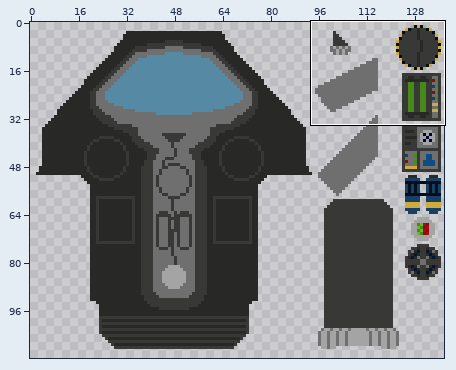
Sprite sheet, stored at Assets/Ships/NorikerMKI/NorikerMKI.png. The picture above shows the old version from afar; the outline marks the close-up.
Close-up. Earlier state:
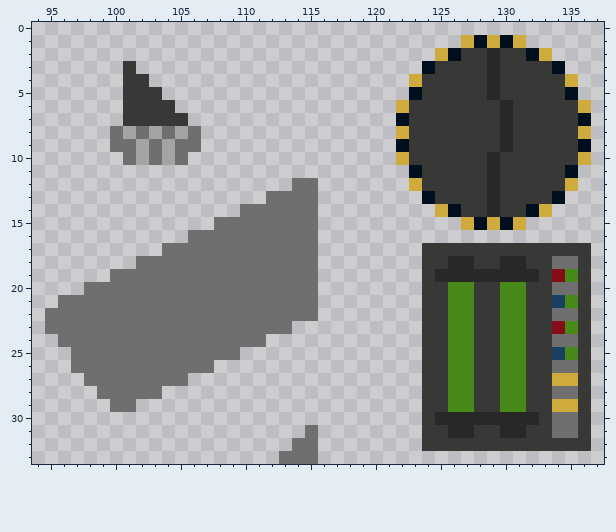
The file is 138x112 pixels. Shown: x 94..137, y 0..33.
Once edited:
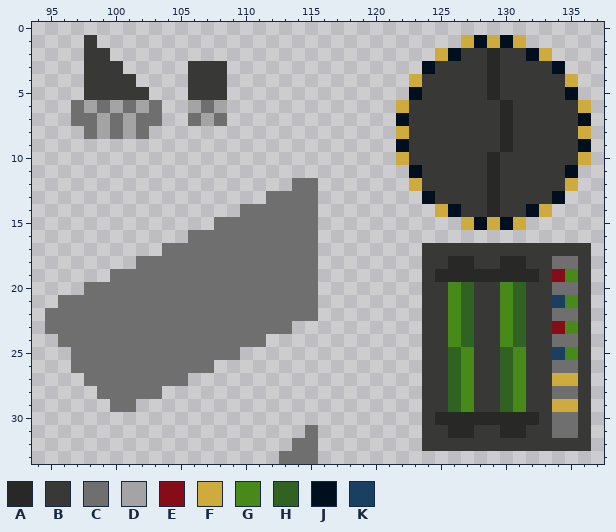
Palette (. is transparent): A #282826  B #383837  C #706f6f  D #a4a4a4  E #860d18  F #cfab3e  G #488a1a  H #306322  J #000f1e  K #194063
The commit says: Noriker changes / Movement QOL - Edited Norikers architecture to support RCS thrusters at the top (Experimental)
Edits made:
@@ x 95..110 @@
  0 ................
- 1 ................
- 2 ................
- 3 ......B.........
- 4 ......BB........
- 5 ......BBB.......
- 6 ......BBBB......
- 7 ......BBBBB.....
- 8 .....CDCDCDC....
- 9 .....CCDCDCC....
-10 ......CDCDC.....
+ 1 ...B............
+ 2 ...BB...........
+ 3 ...BBB.....BBB..
+ 4 ...BBBB....BBB..
+ 5 ...BBBBB...BBB..
+ 6 ..CDCDCDC..DCD..
+ 7 ..CCDCDCC..CDC..
+ 8 ...CDCDC........
+ 9 ................
+10 ................
 11 ................
@@ x 124..133 @@
 19 BAAAAAAAAB
-20 BBGGBBGGBB
-21 BBGGBBGGBB
-22 BBGGBBGGBB
-23 BBGGBBGGBB
-24 BBGGBBGGBB
-25 BBGGBBGGBB
-26 BBGGBBGGBB
-27 BBGGBBGGBB
-28 BBGGBBGGBB
-29 BBGGBBGGBB
+20 BBGHBBGHBB
+21 BBGHBBGHBB
+22 BBGHBBGHBB
+23 BBGHBBGHBB
+24 BBGHBBGHBB
+25 BBHGBBHGBB
+26 BBHGBBHGBB
+27 BBHGBBHGBB
+28 BBHGBBHGBB
+29 BBHGBBHGBB
 30 BAAAAAAAAB
Boxes around the changes in both close-ups, in picture pixels (x1, y1, x2, y2):
changed: (71, 35, 227, 165)
changed: (448, 282, 526, 412)
